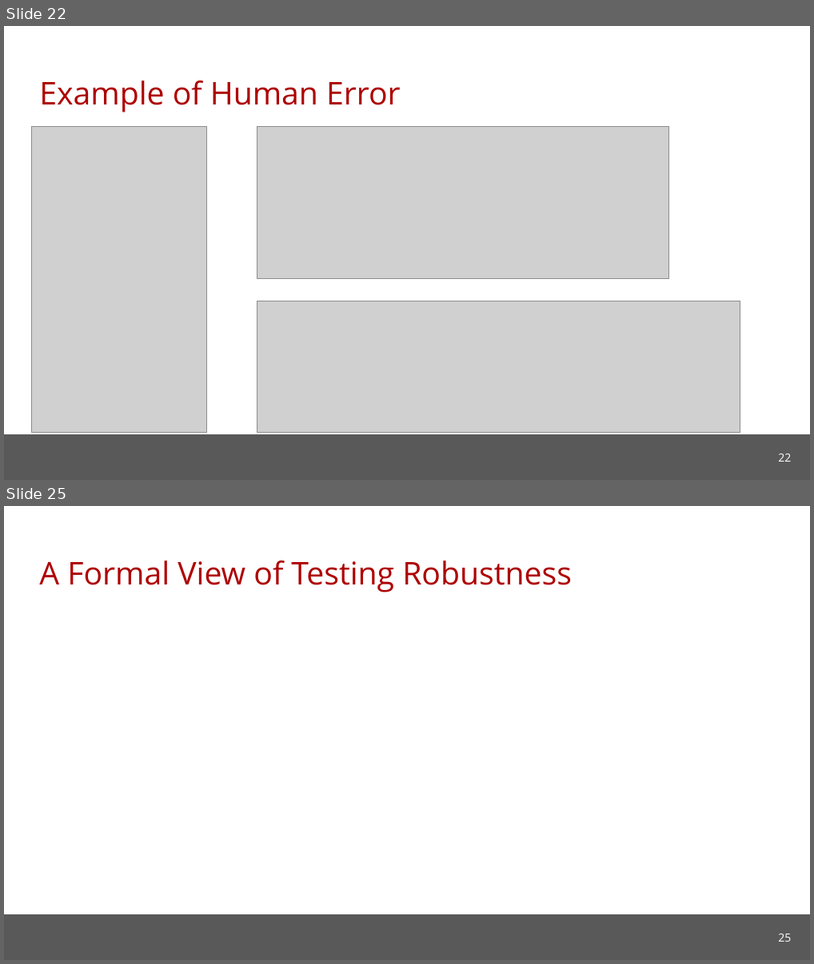
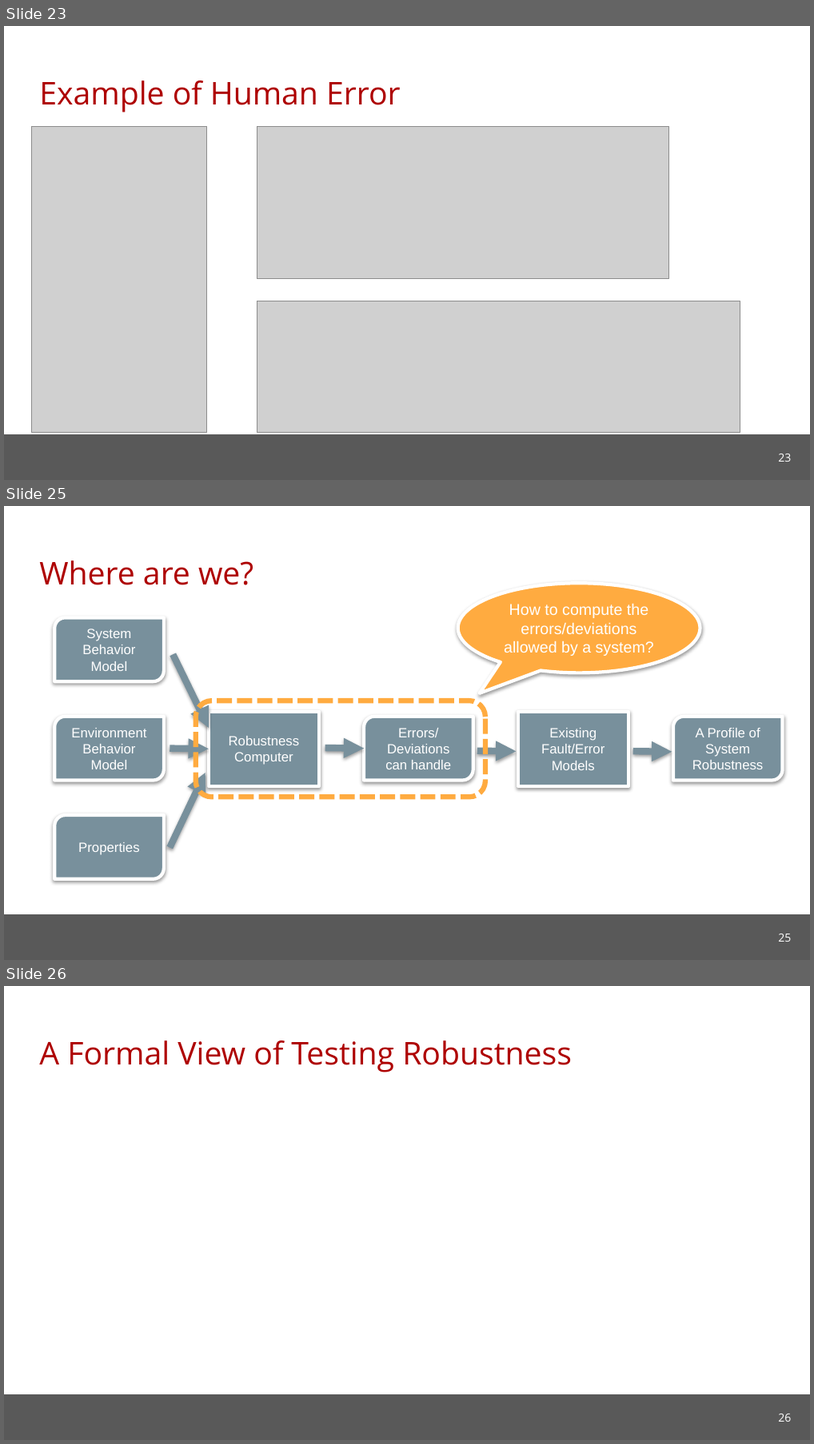
Before and after one commit to cmu-soda/Robustness, a slide deck: Robustness-SSSG.pptx. Shown one above the other, each under a label of ours: slides 22 and 25 before the commit, slides 23, 25 and 26 after it; the slides between them are not shown. The pictures are 814x964 and 814x1444 pixels, drawn with LibreOffice and Linux fonts; fonts in the diff are those of the drawing; grey boxes stand for pictures; background and template pictures are left out. Boxes give left, top, right and bottom in pixels: in the first picture for what was removed or moved away, otherwise in the second. Text is boxed around its words. In the diff, an @@ line names an element or a change of style, - is before the commit and + after.

```diff
--- a/Robustness-SSSG.pptx
+++ b/Robustness-SSSG.pptx
@@ slide 25 added at <box>4,506,810,960</box>, background #FFFFFF; not listed: 1 template element that a slide beside it also shows @@
@@ title added at <box>39,560,254,585</box>, 28 pt, text #AE0000 @@
+Where are we?
@@ speech bubble added at <box>458,583,700,672</box>, fill #FFAB40, outline #FFFFFF 3 pt, 14 pt, text #FFFFFF @@
+How to compute the errors/deviations allowed by a system?
@@ round diag rect added at <box>55,617,165,681</box>, fill #78909C, outline #FFFFFF 3 pt, 12 pt, text #FFFFFF @@
+System Behavior Model
@@ arrow added from (174, 654) to (209, 728), #78909C 6 pt @@
@@ round diag rect added at <box>55,716,165,780</box>, fill #78909C, outline #FFFFFF 3 pt, 12 pt, text #FFFFFF @@
+Environment Behavior Model
@@ rounded rectangle added at <box>196,700,486,796</box>, outline #FFAB40 4.5 pt dashed @@
@@ rectangle added at <box>209,712,319,786</box>, fill #78909C, outline #FFFFFF 3 pt, 12 pt, text #FFFFFF @@
+Robustness Computer
@@ round diag rect added at <box>365,716,474,780</box>, fill #78909C, outline #FFFFFF 3 pt, 12 pt, text #FFFFFF @@
+Errors/ Deviations can handle
@@ rectangle added at <box>518,712,629,786</box>, fill #78909C, outline #FFFFFF 3 pt, 12 pt, text #FFFFFF @@
+Existing Fault/Error Models
@@ round diag rect added at <box>674,716,783,780</box>, fill #78909C, outline #FFFFFF 3 pt, 12 pt, text #FFFFFF @@
+A Profile of System Robustness
@@ arrow added from (170, 748) to (209, 748), #78909C 6 pt @@
@@ arrow added from (325, 748) to (365, 748), #78909C 6 pt @@
@@ arrow added from (478, 750) to (516, 751), #78909C 6 pt @@
@@ arrow added from (634, 751) to (673, 751), #78909C 6 pt @@
@@ arrow added from (170, 847) to (206, 773), #78909C 6 pt @@
@@ round diag rect added at <box>55,815,165,879</box>, fill #78909C, outline #FFFFFF 3 pt, 12 pt, text #FFFFFF @@
+Properties
@@ page number added at <box>778,933,791,941</box>, 10 pt, text #FFFFFF @@
+25
@@ what was slide 22 is now slide 23 @@
@@ page number at <box>778,453,791,461</box>: text changed @@
-22
+23
@@ what was slide 25 is now slide 26 @@
@@ page number at <box>778,1413,791,1421</box>: text changed @@
-25
+26
```
Also in this commit, not shown: 19 slides changed, 8 other slides added, 13 slides removed.
